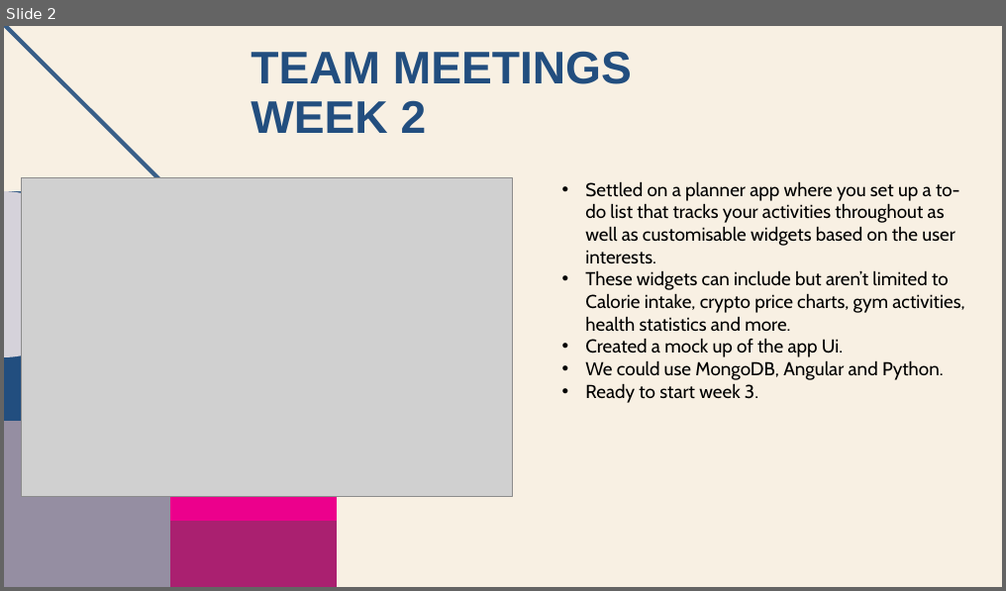
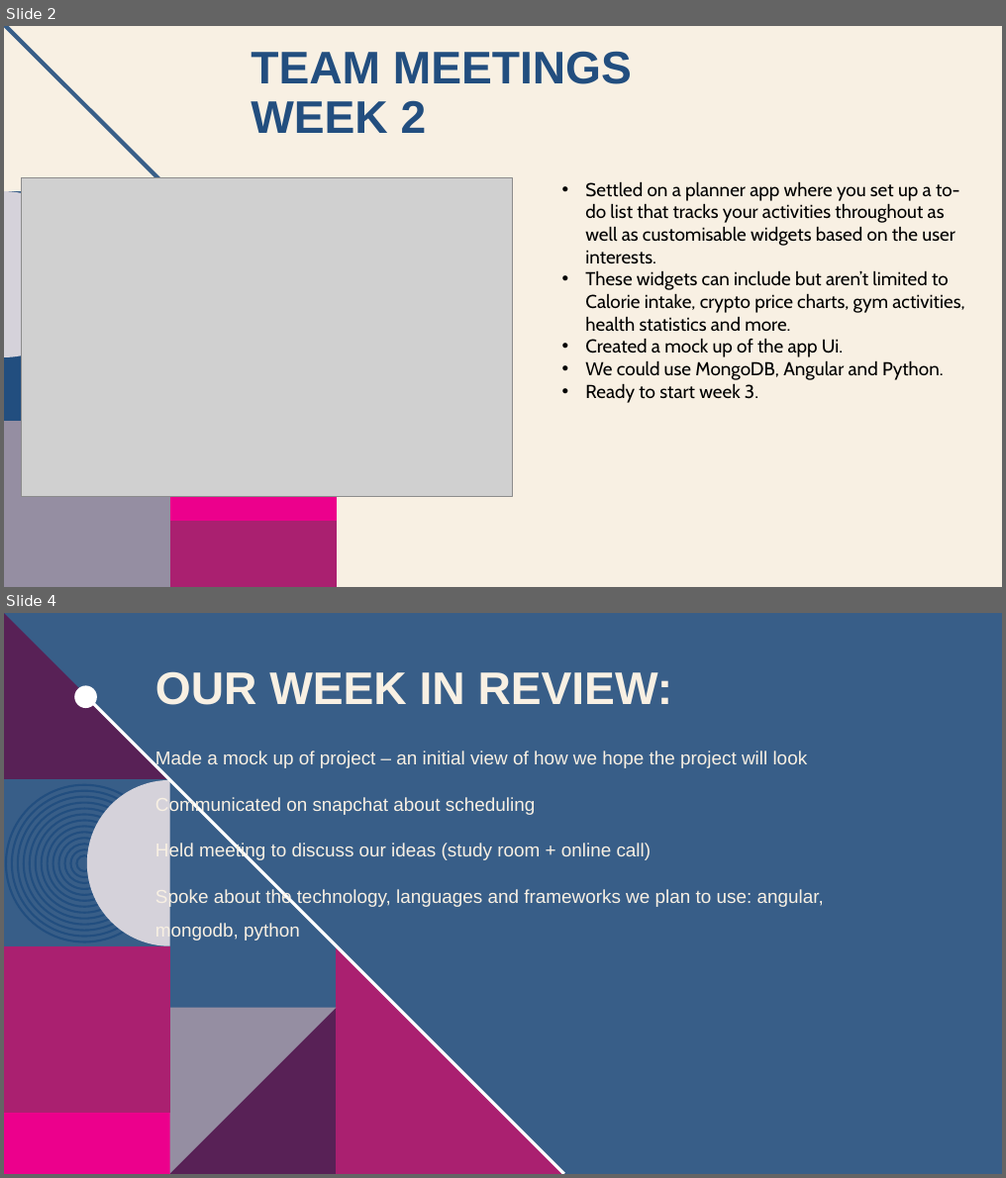
Before and after one commit to JamesN05/Year-3-Prof-Prac-IT-Project, a slide deck: Team Meetings Review.odp. Shown one above the other, each under a label of ours: slide 2 before the commit, slides 2 and 4 after it; the slides between them are not shown. The pictures are 1006x591 and 1006x1178 pixels, drawn with LibreOffice and Linux fonts; fonts in the diff are those of the drawing; grey boxes stand for pictures; background and template pictures are left out. Boxes give left, top, right and bottom in pixels: in the first picture for what was removed or moved away, otherwise in the second. Text is boxed around its words. In the diff, an @@ line names an element or a change of style, - is before the commit and + after.

Commit message:
Week 4 PP Slides Update (2)
Added week 3 (Laoi's) PowerPoint slides and added week 4's slide.

```diff
--- a/Team Meetings Review.odp
+++ b/Team Meetings Review.odp
@@ slide 4 added at [4,613,1002,1174], background #385E88 @@
@@ title added at [155,671,673,705], 44 pt, text #F8F0E3, bold @@
+OUR WEEK IN REVIEW:
@@ group added at [4,613,564,1174]: 22 freeform shapes, 1 line @@
@@ subtitle added at [155,751,824,941], 18 pt, text #F8F0E3 @@
+Made a mock up of project – an initial view of how we hope the project will look
+Communicated on snapchat about scheduling
+Held meeting to discuss our ideas (study room + online call)
+Spoke about the technology, languages and frameworks we plan to use: angular, mongodb, python
```
Also in this commit, not shown: 2 other slides added.
